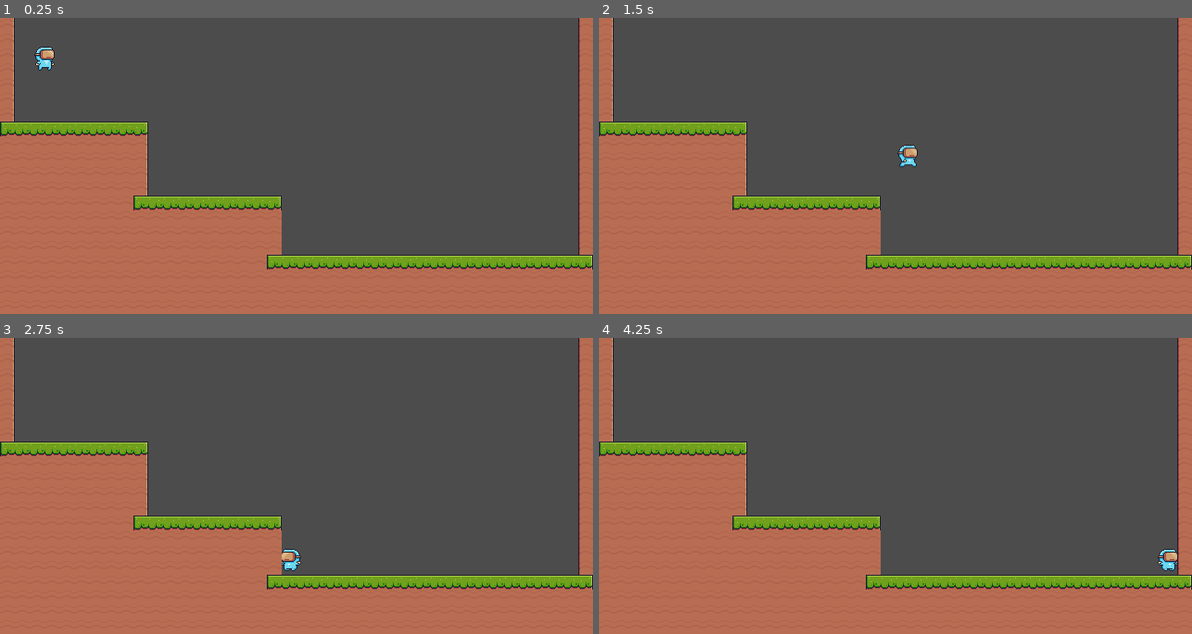
Above: before the commit, frames 1-4 (two rows, left to right).
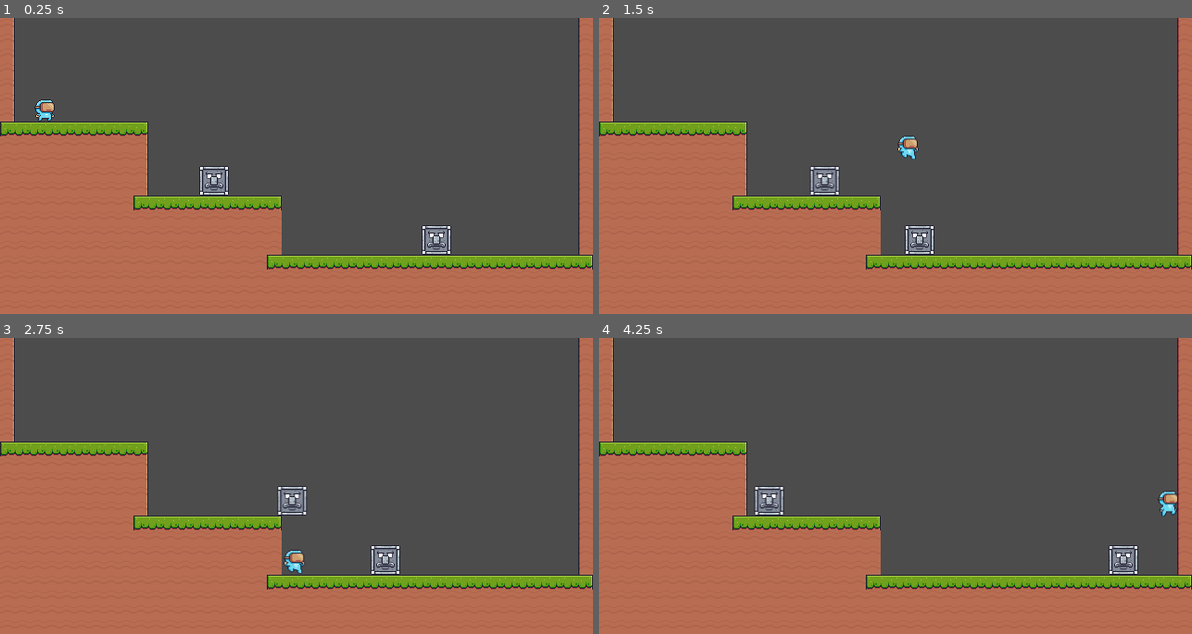
Above: after the commit, the same moments.

Repository: reisraff/2d-platform-demo
Game: Godot game, scene res://main.tscn
Two runs of this game, one before a commit and one after it. Both use one fixed random seed, a clock stepped at 60 frames per second and the inputs below.
Inputs:
- Up to frame 1 (0.25 s): no input
- Up to frame 2 (1.5 s): tap Enter (ui_accept) at 0.5, 0.6, 0.77, 1.07, 1.35 s; hold Right (ui_right) from 0.53 s (still down)
- Up to frame 3 (2.75 s): tap Enter (ui_accept) at 1.52, 1.82, 2.1 s; release Right (ui_right) at 2.03 s; hold Left (ui_left) from 2.03 s (still down)
- Up to frame 4 (4.25 s): release Left (ui_left) at 2.78 s; hold Right (ui_right) from 2.78 s (still down); tap Enter (ui_accept) at 2.85, 3.02, 3.32, 3.6, 3.77, 4.07 s

The runs differ from the first frame. In frame 1, 1.4% of the frame differs, in the area x 5-77%, y 9-80%; in frame 2, 1.2%; in frame 3, 1.1%; in frame 4, 1.3%.

Commit message:
aula3

Diff:
--- /dev/null
+++ b/enemy/enemy.gd
@@ -0,0 +1,18 @@
+extends KinematicBody2D
+
+const VELOCITY:int = 100
+
+var direction:int = -1
+var motion:Vector2 = Vector2()
+
+func _process(delta):
+	if is_on_wall():
+		direction *= -1
+
+	motion.x = VELOCITY * direction
+
+	motion = move_and_slide(motion, Vector2(0, -1))
+
+func _on_Area2D_body_entered(body):
+	if body.get_name() == 'player':
+		body.die()
--- /dev/null
+++ b/enemy/enemy.tscn
@@ -0,0 +1,27 @@
+[gd_scene load_steps=5 format=2]
+
+[ext_resource path="res://enemy/enemy.gd" type="Script" id=1]
+[ext_resource path="res://enemy/Idle.png" type="Texture" id=2]
+
+[sub_resource type="RectangleShape2D" id=1]
+extents = Vector2( 16, 16 )
+
+[sub_resource type="RectangleShape2D" id=2]
+extents = Vector2( 16, 16 )
+
+[node name="enemy" type="KinematicBody2D"]
+script = ExtResource( 1 )
+
+[node name="Sprite" type="Sprite" parent="."]
+texture = ExtResource( 2 )
+
+[node name="CollisionShape2D" type="CollisionShape2D" parent="."]
+scale = Vector2( 0.95, 0.95 )
+shape = SubResource( 1 )
+
+[node name="Area2D" type="Area2D" parent="."]
+
+[node name="CollisionShape2D" type="CollisionShape2D" parent="Area2D"]
+scale = Vector2( 1.1, 1.1 )
+shape = SubResource( 2 )
+[connection signal="body_entered" from="Area2D" to="." method="_on_Area2D_body_entered"]
--- a/main.tscn
+++ b/main.tscn
@@ -1,7 +1,8 @@
-[gd_scene load_steps=3 format=2]
+[gd_scene load_steps=4 format=2]
 
 [ext_resource path="res://player/player.tscn" type="PackedScene" id=1]
 [ext_resource path="res://tileset.tres" type="TileSet" id=2]
+[ext_resource path="res://enemy/enemy.tscn" type="PackedScene" id=3]
 
 [node name="Node2D" type="Node2D"]
 
@@ -13,3 +14,9 @@
 cell_size = Vector2( 16, 16 )
 format = 1
 tile_data = PoolIntArray( 0, 5, 0, 39, 3, 0, 65536, 5, 0, 65575, 3, 0, 131072, 5, 0, 131111, 3, 0, 196608, 5, 0, 196647 …(4382 unchanged characters)…
+
+[node name="enemy" parent="." instance=ExtResource( 3 )]
+position = Vector2( 256, 176 )
+
+[node name="enemy2" parent="." instance=ExtResource( 3 )]
+position = Vector2( 496, 240 )
--- a/player.gd
+++ b/player.gd
@@ -4,14 +4,18 @@
 
 const gravity_power = 100
 
+const JUMP_POWER = -80
+const JUMP_STEP = 2
+
 var motion = Vector2()
-var movement = Vector2()
+var movement = Vector2(0, 1)
 
 var controll = {
 	'up': false,
 	'down': false,
 	'left': false,
 	'right': false,
+	'jump': false,
 }
 
 func _physics_process(delta):
@@ -24,9 +28,11 @@
 	self.controll['down'] = Input.is_action_pressed('ui_down')
 	self.controll['left'] = Input.is_action_pressed('ui_left')
 	self.controll['right'] = Input.is_action_pressed('ui_right')
+	self.controll['jump'] = Input.is_action_just_pressed('ui_accept') # space bar
 
 func movement_loop(delta):
 	update_direction()
+	jump(delta)
 	update_animation()
 
 	motion = movement * velocity
@@ -34,23 +40,33 @@
 	if !is_on_floor():
 		motion.y += gravity_power
 
-	motion = move_and_slide(motion, Vector2(0, 1))
+	motion = move_and_slide(motion, Vector2(0, -1))
+
+func jump(delta):
+	if is_on_floor() and self.controll['jump']:
+		movement.y = lerp(movement.y, JUMP_POWER, delta * JUMP_STEP)
+	else:
+		movement.y = lerp(movement.y, 1, delta * JUMP_STEP)
 
 func update_animation():
-	if movement.x != 0:
-		$Sprite.play('run')
-		if movement.x > 0:
-			$Sprite.flip_h = false
+	if is_on_floor():
+		if movement.x != 0:
+			$Sprite.play('run')
+			if movement.x > 0:
+				$Sprite.flip_h = false
+			else:
+				$Sprite.flip_h = true
 		else:
-			$Sprite.flip_h = true
+			$Sprite.play('idle')
 	else:
-		$Sprite.play('idle')
-
-	if movement.y != 0:
-		if movement.y > 0:
-			$Sprite.play('fall')
-		else:
-			$Sprite.play('jump')
+		if movement.y != 0:
+			if movement.y > 0:
+				$Sprite.play('fall')
+			else:
+				$Sprite.play('jump')
 
 func update_direction():
 	movement.x = -int(self.controll['left']) + int(self.controll['right'])
+
+func die():
+	print('meu player morreu')
--- a/player/player.tscn
+++ b/player/player.tscn
@@ -59,7 +59,7 @@
 [node name="Sprite" type="AnimatedSprite" parent="."]
 frames = SubResource( 1 )
 animation = "idle"
-frame = 5
+frame = 8
 playing = true
 
 [node name="CollisionShape2D" type="CollisionShape2D" parent="."]
Binary file added: enemy/Idle.png
Not shown, added: enemy/Idle.png.import
